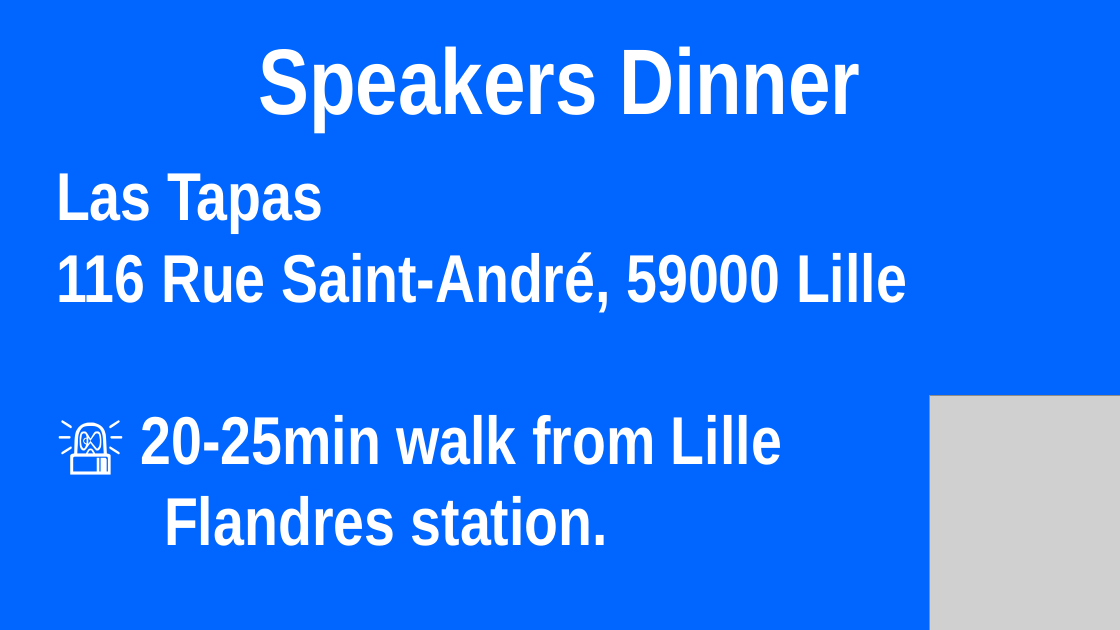
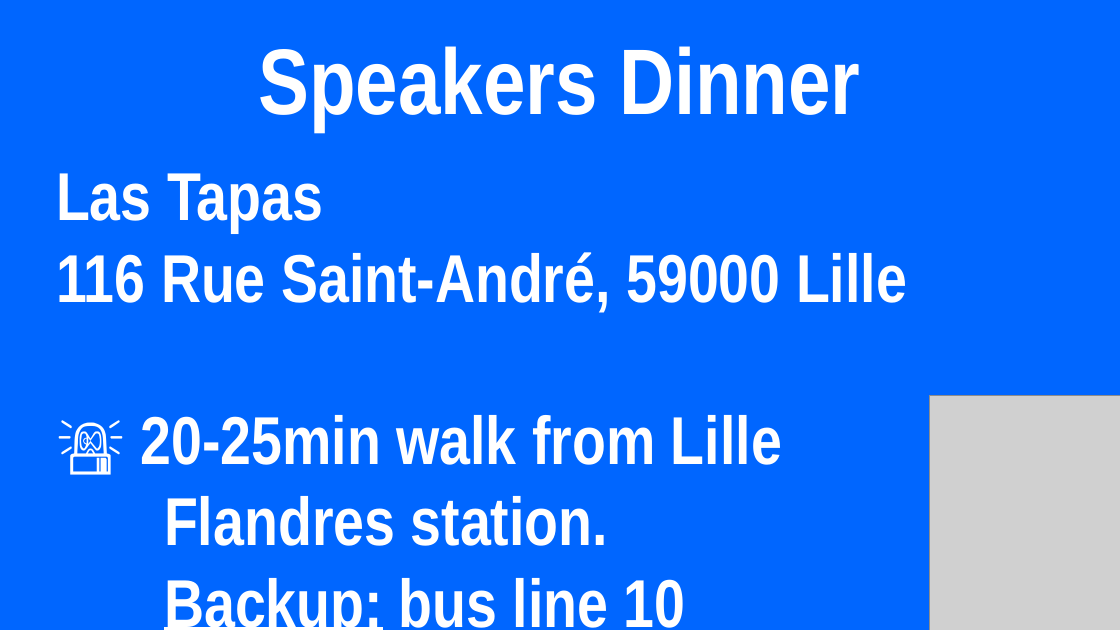
Before and after one commit to pass-the-salt/2023-communication, a slide deck: slide 3 of slides/PTS2023-lundi.odp (slide 2 before the commit). Drawn at 1120x630 pixels with LibreOffice and Linux fonts; fonts in the diff are those of the drawing; grey boxes stand for pictures. Boxes give left, top, right and bottom in pixels: in the first picture for what was removed or moved away, otherwise in the second. Text is boxed around its words. In the diff, an @@ line names an element or a change of style, - is before the commit and + after.

```diff
--- a/slides/PTS2023-lundi.odp
+++ b/slides/PTS2023-lundi.odp
@@ title at [56, 173, 907, 630]: text changed @@
-Las Tapas
-116 Rue Saint-André, 59000 Lille
-🚨 20-25min walk from Lille
-Flandres station.
+Las Tapas
+116 Rue Saint-André, 59000 Lille
+🚨 20-25min walk from Lille
+Flandres station.
+Backup: bus line 10
```
Also in this commit, not shown: 2 slides added, 1 slide removed.
